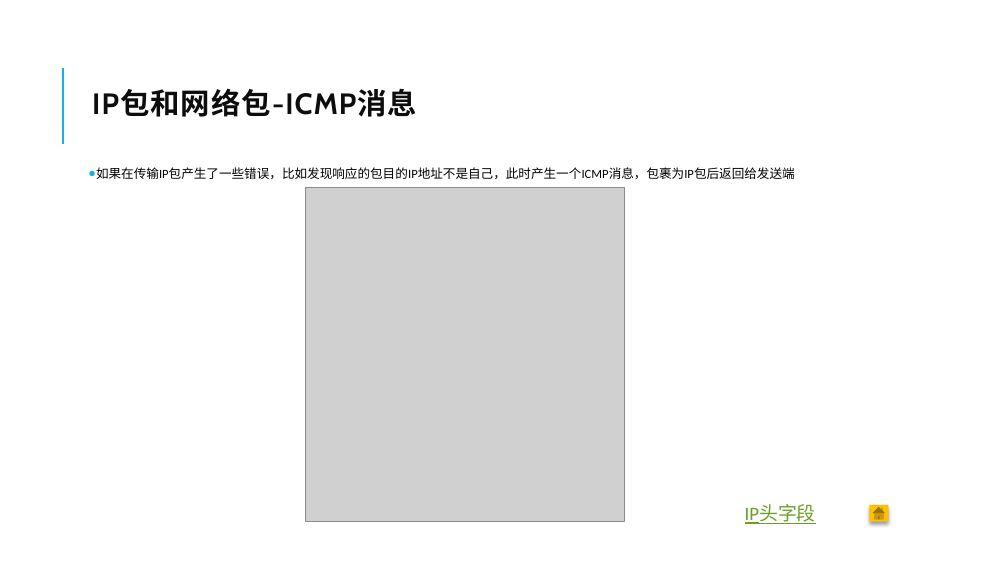
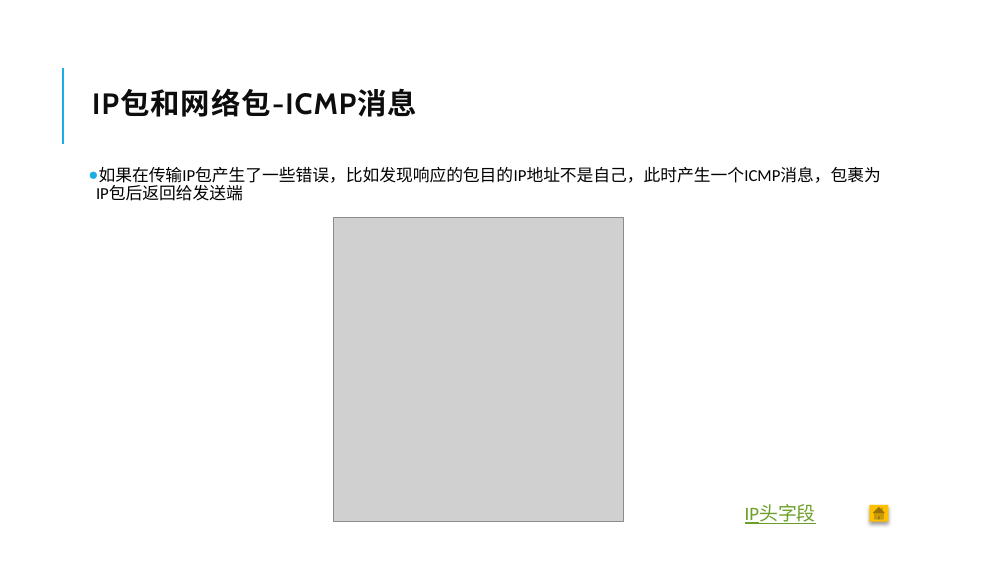
Before and after one commit to sleepingWhiteFish/CAGST, a slide deck: slide 46 of 网络是怎样连接的.pptx. Drawn at 1008x567 pixels with LibreOffice and Linux fonts; fonts in the diff are those of the drawing; grey boxes stand for pictures. Boxes give left, top, right and bottom in pixels: in the first picture for what was removed or moved away, otherwise in the second. Text is boxed around its words. In the diff, an @@ line names an element or a change of style, - is before the commit and + after.

```diff
--- a/网络是怎样连接的.pptx
+++ b/网络是怎样连接的.pptx
@@ text "如果在传输IP包产生了一些错误，比如发现响应的包目的IP地址不是自己，此时产生一个ICMP消息，包裹为IP包后返回给发送 ..." at bbox=[96, 167, 881, 201]: size 12 to 16 pt @@
@@ picture: place and size @@
-picture at bbox=[306, 188, 624, 522]
+picture at bbox=[333, 218, 623, 522]
```
Also in this commit, not shown: 21 other slides changed, 6 slides added, 11 slides removed.
